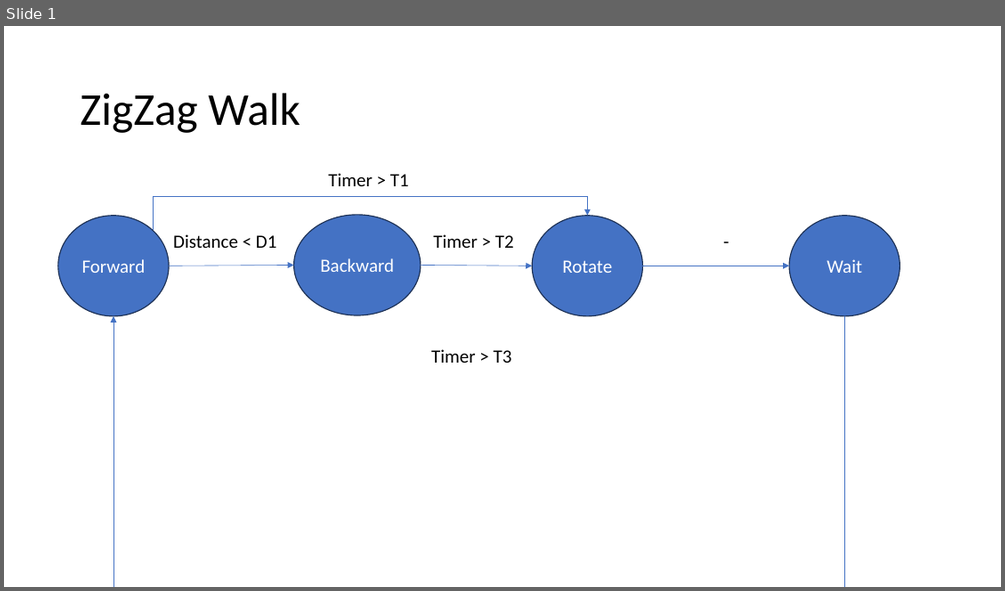
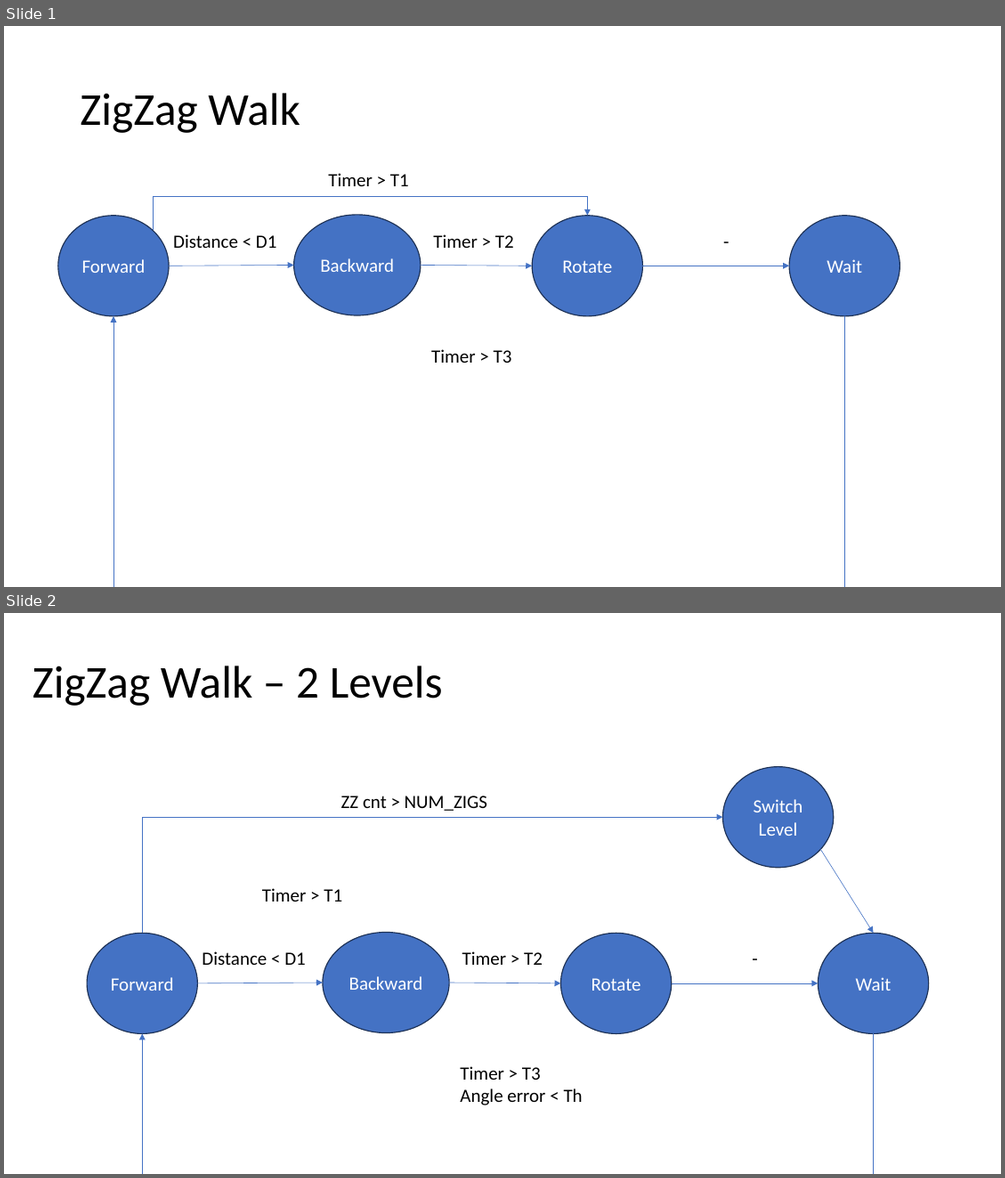
Before and after one commit to LehighBlimpGroup/BlimpFlie, a slide deck: ModSender/autonomy/Behaviors.pptx. Shown one above the other, each under a label of ours: slide 1 before the commit, slides 1 and 2 after it. The pictures are 1005x591 and 1005x1178 pixels, drawn with LibreOffice and Linux fonts; fonts in the diff are those of the drawing. Boxes give left, top, right and bottom in pixels: in the first picture for what was removed or moved away, otherwise in the second. Text is boxed around its words. In the diff, an @@ line names an element or a change of style, - is before the commit and + after.

```diff
--- a/ModSender/autonomy/Behaviors.pptx
+++ b/ModSender/autonomy/Behaviors.pptx
@@ slide 2 added at (4, 613, 1001, 1174), background #FFFFFF @@
@@ title added at (32, 666, 443, 706), 44 pt, text #000000 @@
+ZigZag Walk – 2 Levels
@@ ellipse added at (722, 767, 833, 868), fill #4472C4, outline #1E3256 1 pt, 18 pt, text #FFFFFF @@
+Switch
+Level
@@ text added at (341, 795, 487, 811), 18 pt, text #000000 @@
+ZZ cnt > NUM_ZIGS
@@ elbow arrow added from (142, 933) to (722, 817), #4472C4 0.5 pt @@
@@ arrow added from (821, 850) to (874, 933), #4472C4 0.5 pt @@
@@ text added at (262, 888, 342, 901), 18 pt, text #000000 @@
+Timer > T1
@@ ellipse added at (323, 933, 449, 1033), fill #4472C4, outline #1E3256 1 pt, 18 pt, text #FFFFFF @@
+Backward
@@ ellipse added at (87, 933, 198, 1034), fill #4472C4, outline #1E3256 1 pt, 18 pt, text #FFFFFF @@
+Forward
@@ text added at (202, 951, 306, 965), 18 pt, text #000000 @@
+Distance < D1
@@ text added at (462, 951, 542, 965), 18 pt, text #000000 @@
+Timer > T2
@@ ellipse added at (561, 933, 672, 1034), fill #4472C4, outline #1E3256 1 pt, 18 pt, text #FFFFFF @@
+Rotate
@@ text added at (745, 943, 766, 973), 18 pt, text #000000 @@
+-
@@ ellipse added at (818, 933, 929, 1034), fill #4472C4, outline #1E3256 1 pt, 18 pt, text #FFFFFF @@
+Wait
@@ arrow added from (198, 983) to (323, 982), #4472C4 0.5 pt @@
@@ arrow added from (449, 982) to (561, 983), #4472C4 0.5 pt @@
@@ arrow added from (672, 983) to (818, 983), #4472C4 0.5 pt @@
@@ elbow arrow added from (874, 1033) to (142, 1033), #4472C4 0.5 pt @@
@@ text added at (460, 1066, 582, 1105), 18 pt, text #000000 @@
+Timer > T3
+Angle error < Th
```
Also in this commit, not shown: 3 other files.
